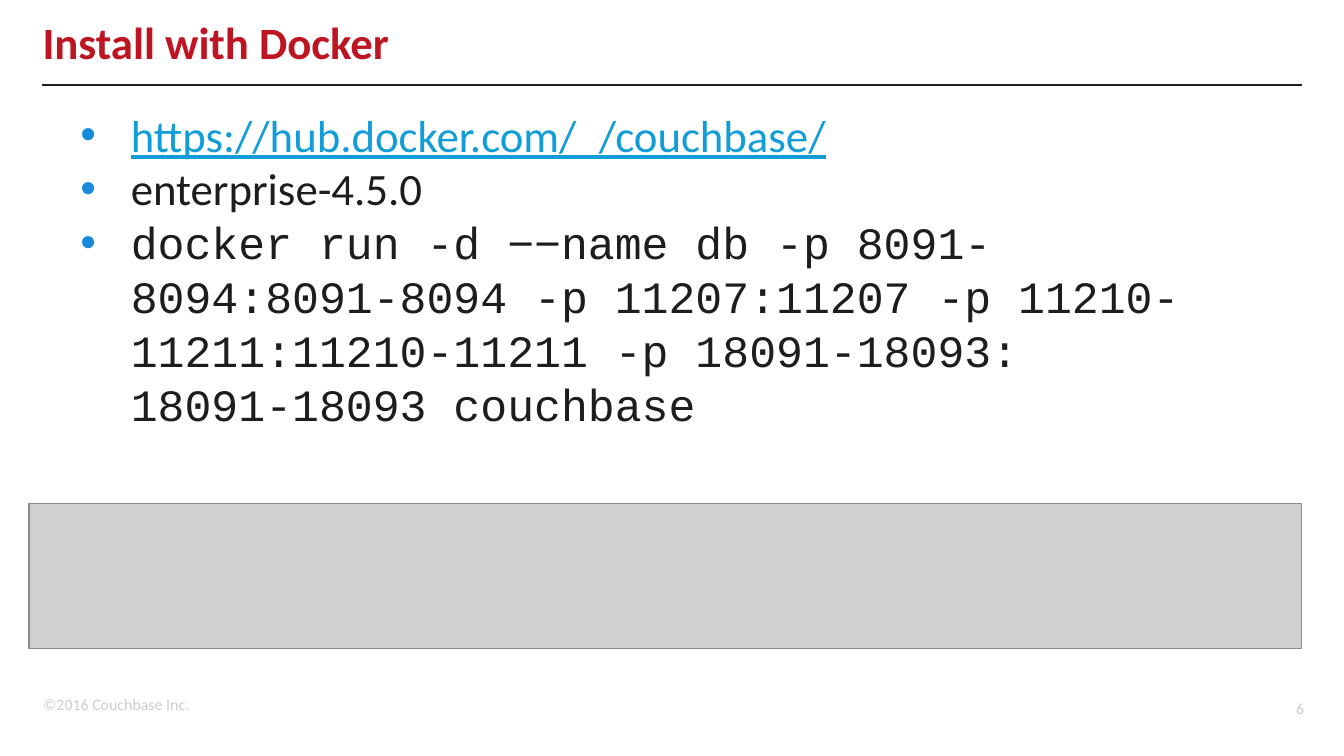
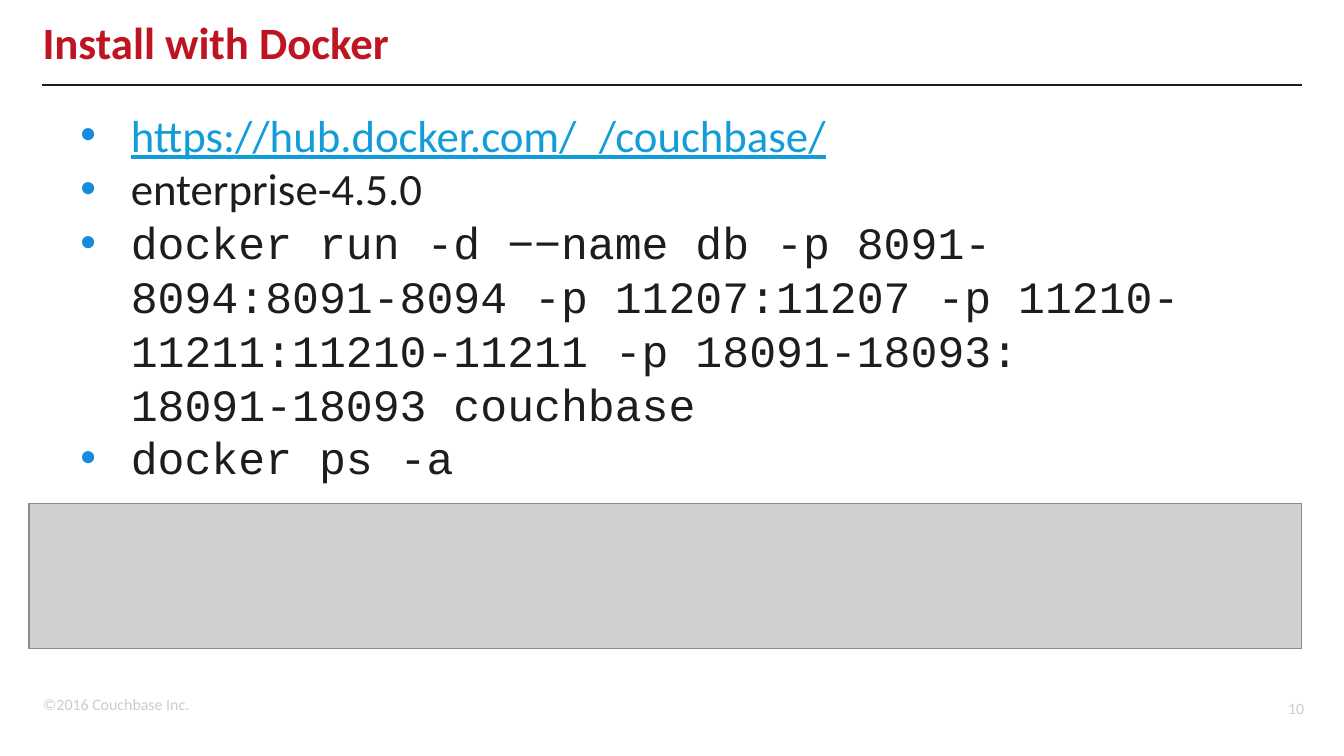
Before and after one commit to subalakr/workshop, a slide deck: slide 10 of connect2016/developer/01/01.pptx (slide 6 before the commit). Drawn at 1344x756 pixels with LibreOffice and Linux fonts; fonts in the diff are those of the drawing; grey boxes stand for pictures; background and template pictures are left out. Boxes give left, top, right and bottom in pixels: in the first picture for what was removed or moved away, otherwise in the second. Text is boxed around its words. In the diff, an @@ line names an element or a change of style, - is before the commit and + after.

```diff
--- a/connect2016/developer/01/01.pptx
+++ b/connect2016/developer/01/01.pptx
@@ text at (131,442,454,484): paragraph added @@
+• docker ps -a
@@ page number at (1288,704,1304,714): text changed @@
-6
+10
```
Also in this commit, not shown: 3 other slides changed, 5 slides added.
